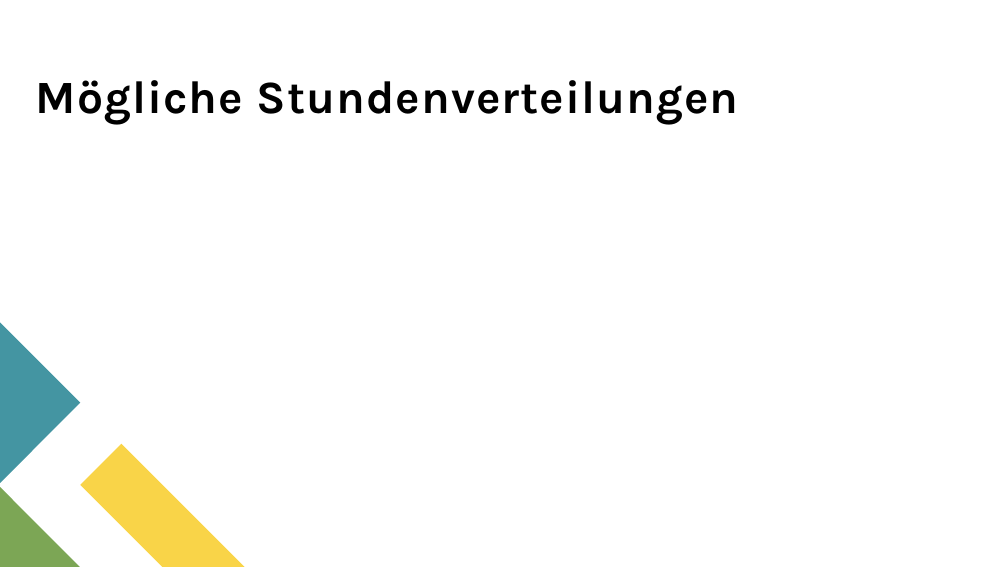
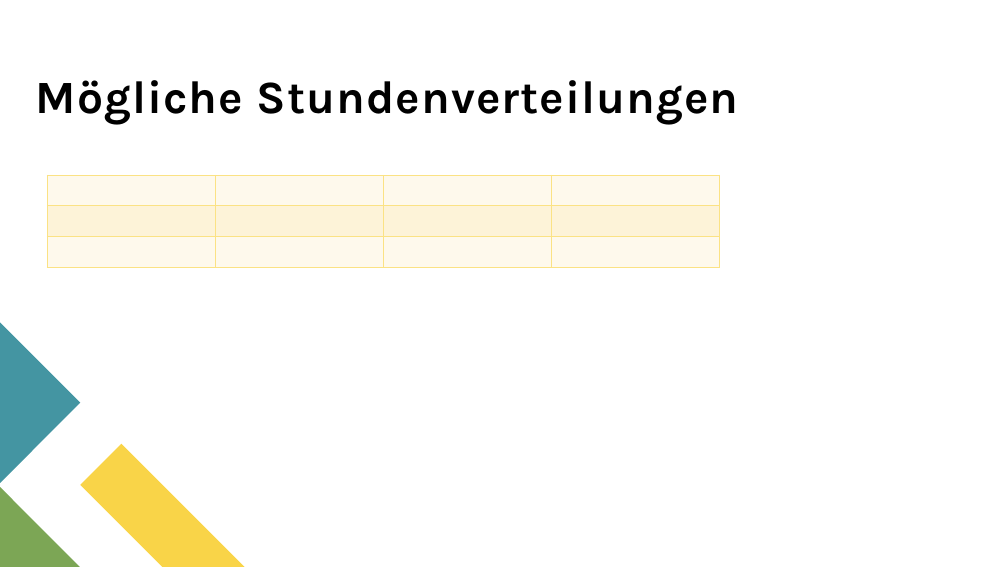
Before and after one commit to spaciva-Bauer/Fortbildungen, a slide deck: slide 24 of sprachmodelle/Praesentation/MB-Veranstaltung_Sprachmodelle_0.3.pptx (slide 20 before the commit). Drawn at 1008x567 pixels with LibreOffice and Linux fonts; fonts in the diff are those of the drawing. Boxes give left, top, right and bottom in pixels: in the first picture for what was removed or moved away, otherwise in the second. Text is boxed around its words. In the diff, an @@ line names an element or a change of style, - is before the commit and + after.

```diff
--- a/sprachmodelle/Praesentation/MB-Veranstaltung_Sprachmodelle_0.3.pptx
+++ b/sprachmodelle/Praesentation/MB-Veranstaltung_Sprachmodelle_0.3.pptx
@@ table added at (48, 175, 719, 268), 3 rows, 4 columns @@
+ |  |  | 
+ |  |  | 
+ |  |  | 
```
Also in this commit, not shown: 5 slides added.
